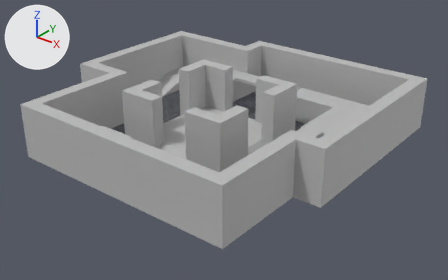
An edit to the FBX model Content/scenes/theFailure.fbx, drawn before and after from the same camera.
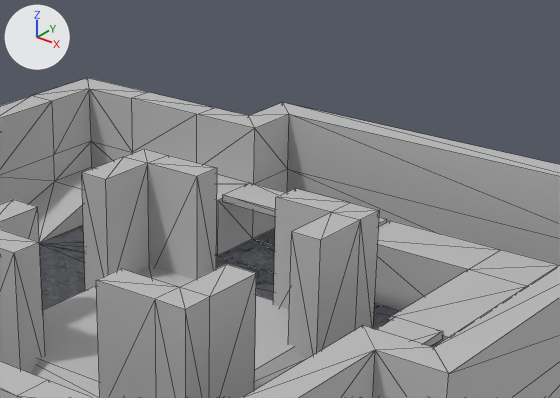
The first picture shows the older version from a 50 mm lens placed at (0.55, -0.655, 0.403), pointed at (0.037, -0.013, 0.005). The close-ups show both versions on the part from 33% to 83% of the width and 0% to 57% of the height of that picture; other places that the commit changed are outside them. Lighting does not change. The marker at upper left points along +X, +Y and +Z. The close-ups show mesh edges as thin lines. Where no turn or scale is listed for an object, it has been applied to the vertices.

The first close-up shows 'theFailure:pCube1', 'theFailure:pCube2', 'theFailure:pCube3', 'theFailure:pCube4', 'theFailure:pCube6', 'theFailure:pCube7', 'theFailure:pCube8', 'theFailure:pPlane1'.
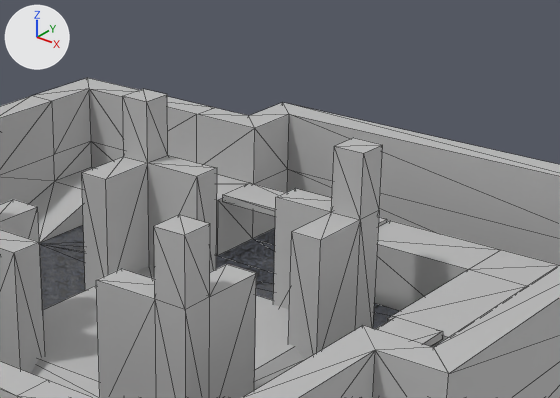
Changed parts and their boxes (x1, y1, x2, y2) in the close-ups (560 x 398 px):
'theFailure:pCube4', reshaped: before (96, 264, 256, 398); after (96, 215, 256, 398)
'theFailure:pCube1', reshaped (42% taller): before (82, 149, 217, 290); after (82, 89, 217, 290)
'theFailure:pCube2', reshaped (29% taller): before (273, 188, 379, 360); after (273, 138, 383, 360)
part 1 of me_mesh_004, built on: before (155, 287, 209, 309); after (154, 215, 210, 309)
part 2 of me_mesh_002, built on: before (333, 203, 379, 220); after (332, 138, 383, 220)
part 3 of me_mesh_001, built on: before (124, 149, 167, 163); after (123, 89, 168, 163)

The change in detail:
me_mesh_002 is used by ob_thefailure_pcube2; location (0.09, 0.07, 0.04).
me_mesh_002 had 16 vertices, 28 faces and spanned x -0.05..0.01, y -0.05..0.01, z -0.04..0.04.
me_mesh_002 now has 20 vertices, 36 faces and spans x -0.05..0.01, y -0.05..0.01, z -0.04..0.08.
Part 2, on me_mesh_002:
2 faces are deleted.
4 vertices are added at (-0.01, 0.01, 0.08), (-0.01, -0.01, 0.08), (0.01, -0.01, 0.08), (0.01, 0.01, 0.08).
10 new faces join them.
me_mesh_004 is used by ob_thefailure_pcube4; location (0.09, -0.09, 0.04).
me_mesh_004 had 16 vertices, 28 faces and spanned x -0.05..0.01, y -0.01..0.05, z -0.04..0.04.
me_mesh_004 now has 20 vertices, 36 faces and spans x -0.05..0.01, y -0.01..0.05, z -0.04..0.08.
Part 1, on me_mesh_004:
2 faces are deleted.
4 vertices are added at (0.01, 0.01, 0.08), (-0.01, 0.01, 0.08), (-0.01, -0.01, 0.08), (0.01, -0.01, 0.08).
10 new faces join them.
me_mesh_001 is used by ob_thefailure_pcube1; location (-0.07, 0.07, 0.04).
me_mesh_001 had 16 vertices, 28 faces and spanned x -0.01..0.05, y -0.05..0.01, z -0.04..0.04.
me_mesh_001 now has 20 vertices, 36 faces and spans x -0.01..0.05, y -0.05..0.01, z -0.04..0.08.
Part 3, on me_mesh_001:
2 faces are deleted.
4 vertices are added at (-0.01, -0.01, 0.08), (0.01, -0.01, 0.08), (0.01, 0.01, 0.08), (-0.01, 0.01, 0.08).
10 new faces join them.
